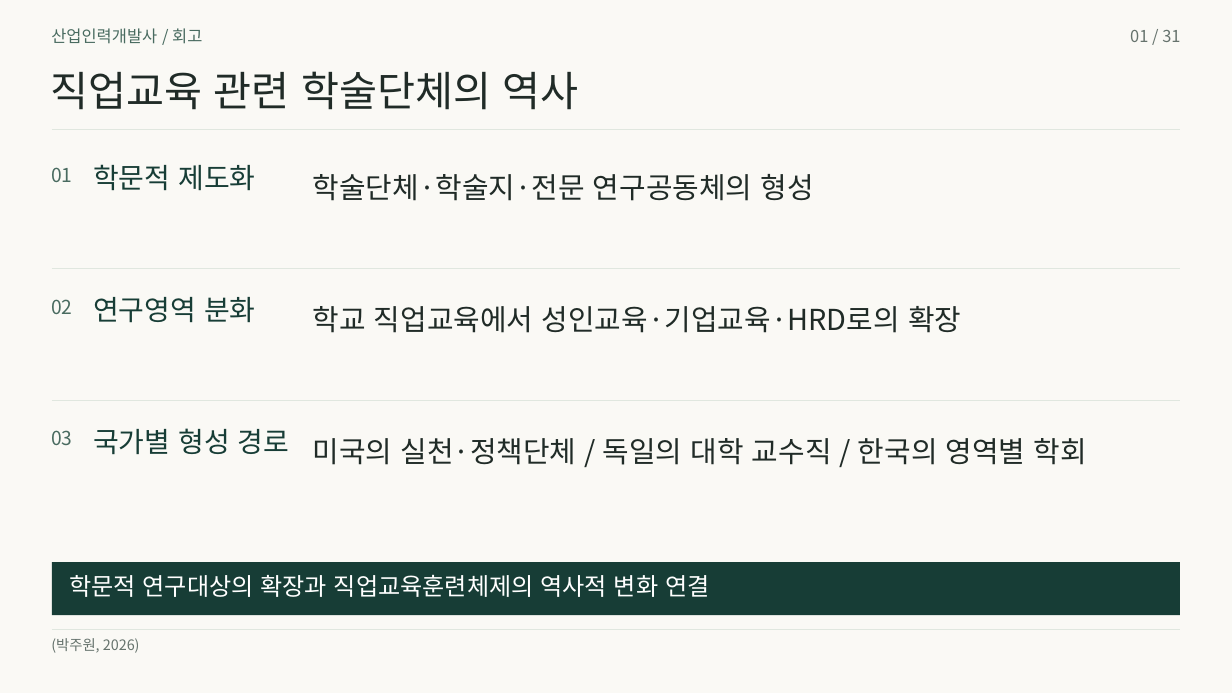
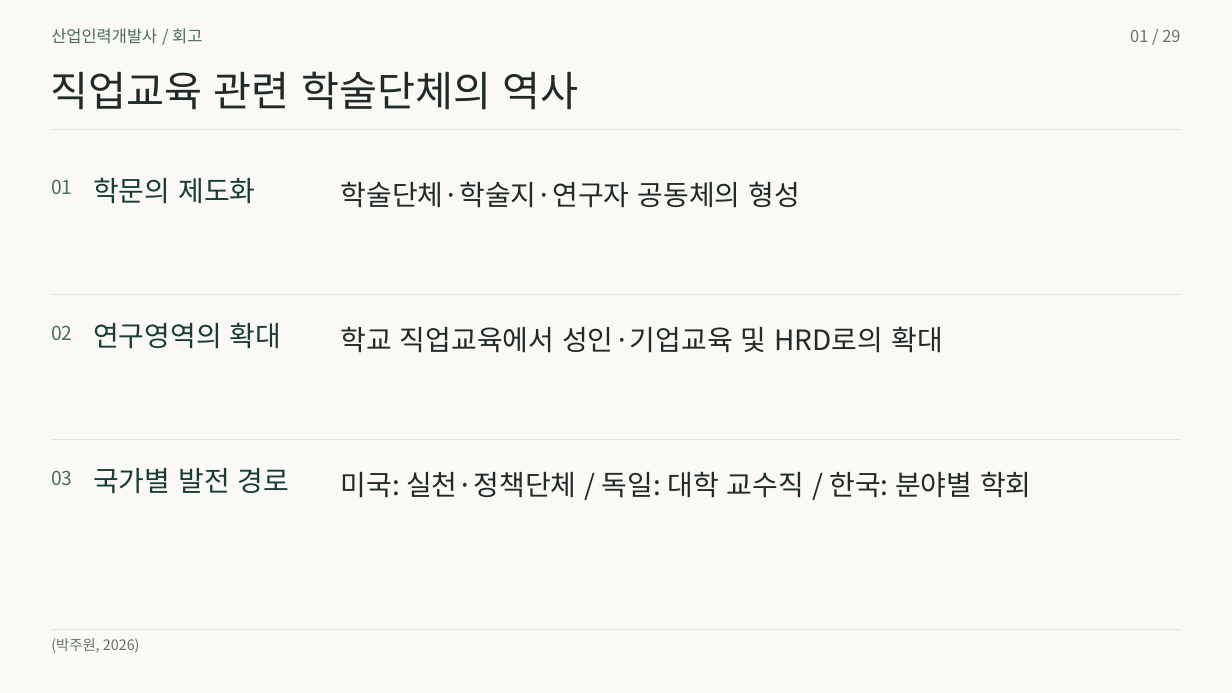
Before and after one commit to 01Chungee10/vet-history-rehearsal, a slide deck: slide 1 of au-cn-2026/presentation.pptx. Drawn at 1232x693 pixels with LibreOffice and Linux fonts; fonts in the diff are those of the drawing. Boxes give left, top, right and bottom in pixels: in the first picture for what was removed or moved away, otherwise in the second. Text is boxed around its words. In the diff, an @@ line names an element or a change of style, - is before the commit and + after.

```diff
--- a/au-cn-2026/presentation.pptx
+++ b/au-cn-2026/presentation.pptx
@@ text at [1130,30,1180,42]: text changed @@
-01 / 31
+01 / 29
@@ text "01": place and size @@
-text "01" at [51,167,72,182]
+text "01" at [51,179,72,194]
@@ text at [93,177,255,204]: text changed @@
-학문적 제도화
+학문의 제도화
@@ text at [341,181,799,208]: text changed; size 22.5 to 21.8 pt @@
-학술단체·학술지·전문 연구공동체의 형성
+학술단체·학술지·연구자 공동체의 형성
@@ freeform shape: place and size @@
-freeform shape at [52,269,1180,270]
+freeform shape at [52,295,1180,296]
@@ text "02": place and size @@
-text "02" at [51,299,72,314]
+text "02" at [51,325,72,340]
@@ text at [93,322,281,349]: text changed @@
-연구영역 분화
+연구영역의 확대
@@ text at [341,326,942,353]: text changed; size 22.5 to 21.8 pt @@
-학교 직업교육에서 성인교육·기업교육·HRD로의 확장
+학교 직업교육에서 성인·기업교육 및 HRD로의 확대
@@ freeform shape: place and size @@
-freeform shape at [52,400,1180,401]
+freeform shape at [52,440,1180,441]
@@ text "03": place and size @@
-text "03" at [51,430,72,445]
+text "03" at [51,470,72,485]
@@ text at [93,468,289,494]: text changed @@
-국가별 형성 경로
+국가별 발전 경로
@@ text at [341,471,1031,498]: text changed; size 22.5 to 21.8 pt @@
-미국의 실천·정책단체 / 독일의 대학 교수직 / 한국의 영역별 학회
+미국: 실천·정책단체 / 독일: 대학 교수직 / 한국: 분야별 학회
@@ rectangle removed at [52,562,1180,615] @@
@@ text removed at [69,574,709,597] @@
-학문적 연구대상의 확장과 직업교육훈련체제의 역사적 변화 연결
```
Also in this commit, not shown: 25 other slides changed, 3 slides added, 5 slides removed, 35 other files.
